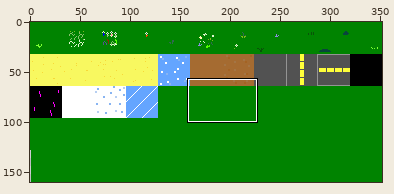
Two versions of one sprite sheet, Assets/Tiles/GrassTiles.png. The first picture is a wide view before the edit; the outline marks the close-up.
Close-up. Before the edit:
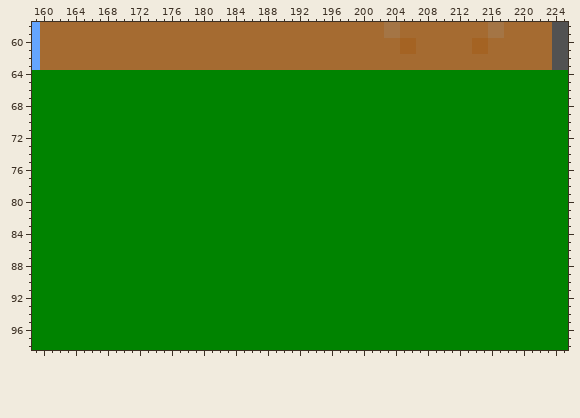
The file is 352x160 pixels. Shown: x 159..225, y 58..98.
Now the later version:
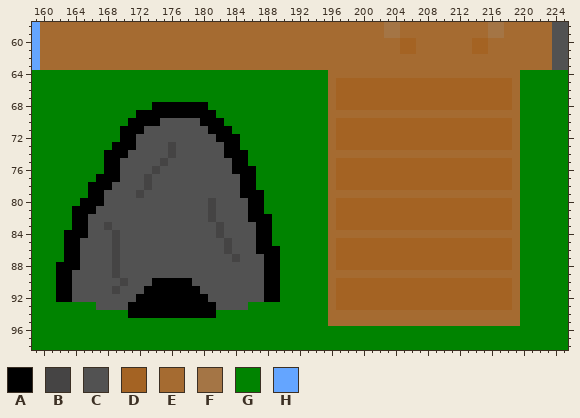
Palette (. is transparent): A #000000  B #454444  C #525252  D #a46323  E #a56b31  F #a47545  G #008300  H #64a5ff
The edit:
Changed rows in their new state; - is an unchanged pixel.
first column x 162:
64 ----------------------------------EEEEEEEEEEEEEEEEEEEEEEEE
65 ----------------------------------EDDDDDDDDDDDDDDDDDDDDDDE
66 ----------------------------------EDDDDDDDDDDDDDDDDDDDDDDE
67 ----------------------------------EDDDDDDDDDDDDDDDDDDDDDDE
68 ------------AAAAAAA---------------EDDDDDDDDDDDDDDDDDDDDDDE
69 ----------AAAAAAAAAA--------------EEEEEEEEEEEEEEEEEEEEEEEE
70 ---------AAAACCCCCAAA-------------EDDDDDDDDDDDDDDDDDDDDDDE
71 --------AAACCCCCCCCAAA------------EDDDDDDDDDDDDDDDDDDDDDDE
72 --------AACCCCCCCCCCAAA-----------EDDDDDDDDDDDDDDDDDDDDDDE
73 -------AAACCCCBCCCCCCAA-----------EDDDDDDDDDDDDDDDDDDDDDDE
74 ------AAACCCCCBCCCCCCAAA----------EEEEEEEEEEEEEEEEEEEEEEEE
75 ------AACCCCCBCCCCCCCCAA----------EDDDDDDDDDDDDDDDDDDDDDDE
76 ------AACCCCBCCCCCCCCCAAA---------EDDDDDDDDDDDDDDDDDDDDDDE
77 -----AAACCCBCCCCCCCCCCCAA---------EDDDDDDDDDDDDDDDDDDDDDDE
78 ----AAACCCCBCCCCCCCCCCCAA---------EDDDDDDDDDDDDDDDDDDDDDDE
79 ----AACCCCBCCCCCCCCCCCCAAA--------EEEEEEEEEEEEEEEEEEEEEEEE
80 ---AAACCCCCCCCCCCCCBCCCCAA--------EDDDDDDDDDDDDDDDDDDDDDDE
81 --AAACCCCCCCCCCCCCCBCCCCAA--------EDDDDDDDDDDDDDDDDDDDDDDE
82 --AACCCCCCCCCCCCCCCBCCCCAAA-------EDDDDDDDDDDDDDDDDDDDDDDE
83 --AACCBCCCCCCCCCCCCCBCCCCAA-------EDDDDDDDDDDDDDDDDDDDDDDE
84 -AAACCCBCCCCCCCCCCCCBCCCCAA-------EEEEEEEEEEEEEEEEEEEEEEEE
85 -AACCCCBCCCCCCCCCCCCCBCCCAA-------EDDDDDDDDDDDDDDDDDDDDDDE
86 -AACCCCBCCCCCCCCCCCCCBCCCAAA------EDDDDDDDDDDDDDDDDDDDDDDE
87 -AACCCCBCCCCCCCCCCCCCCBCCCAA------EDDDDDDDDDDDDDDDDDDDDDDE
88 AAACCCCBCCCCCCCCCCCCCCCCCCAA------EDDDDDDDDDDDDDDDDDDDDDDE
89 AACCCCCBCCCCCCCCCCCCCCCCCCAA------EEEEEEEEEEEEEEEEEEEEEEEE
90 AACCCCCCBCCCAAAAACCCCCCCCCAA------EDDDDDDDDDDDDDDDDDDDDDDE
91 AACCCCCBCCCAAAAAAACCCCCCCCAA------EDDDDDDDDDDDDDDDDDDDDDDE
92 AACCCCCCCCAAAAAAAAACCCCCCCAA------EDDDDDDDDDDDDDDDDDDDDDDE
93 -----CCCCAAAAAAAAAAACCCC----------EDDDDDDDDDDDDDDDDDDDDDDE
94 ---------AAAAAAAAAAA--------------EEEEEEEEEEEEEEEEEEEEEEEE
95 ----------------------------------EEEEEEEEEEEEEEEEEEEEEEEE
Boxes around the changes in both close-ups, in picture pixels (x1, y1, x2, y2):
changed: (328, 70, 520, 326)
changed: (56, 102, 280, 318)
